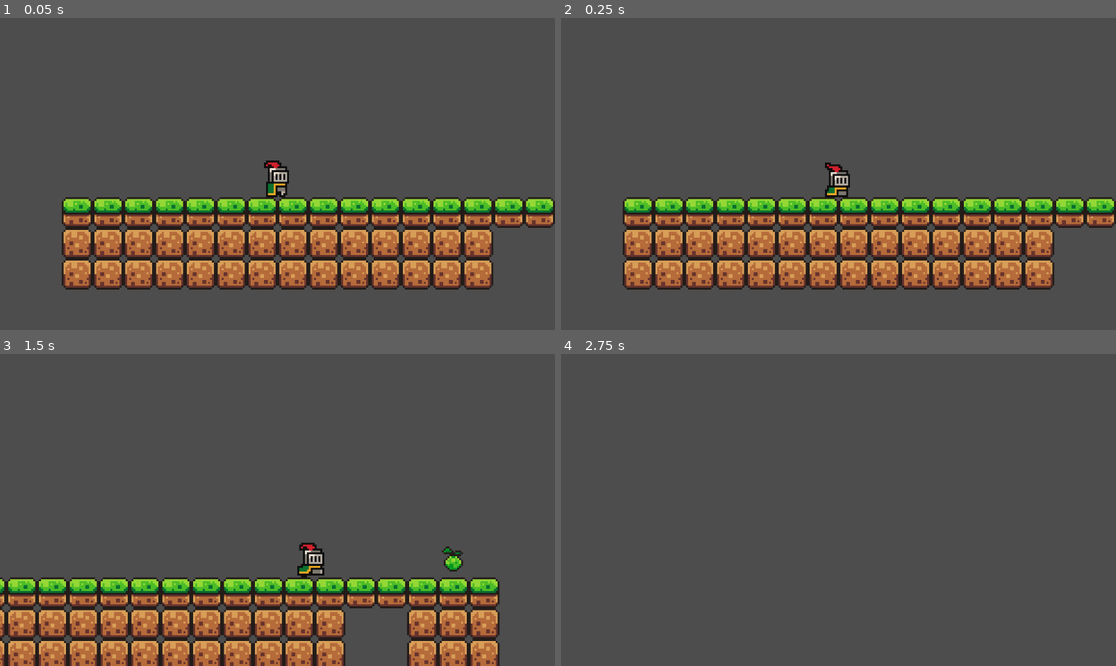
Above: before the commit, frames 1-4 (two rows, left to right).
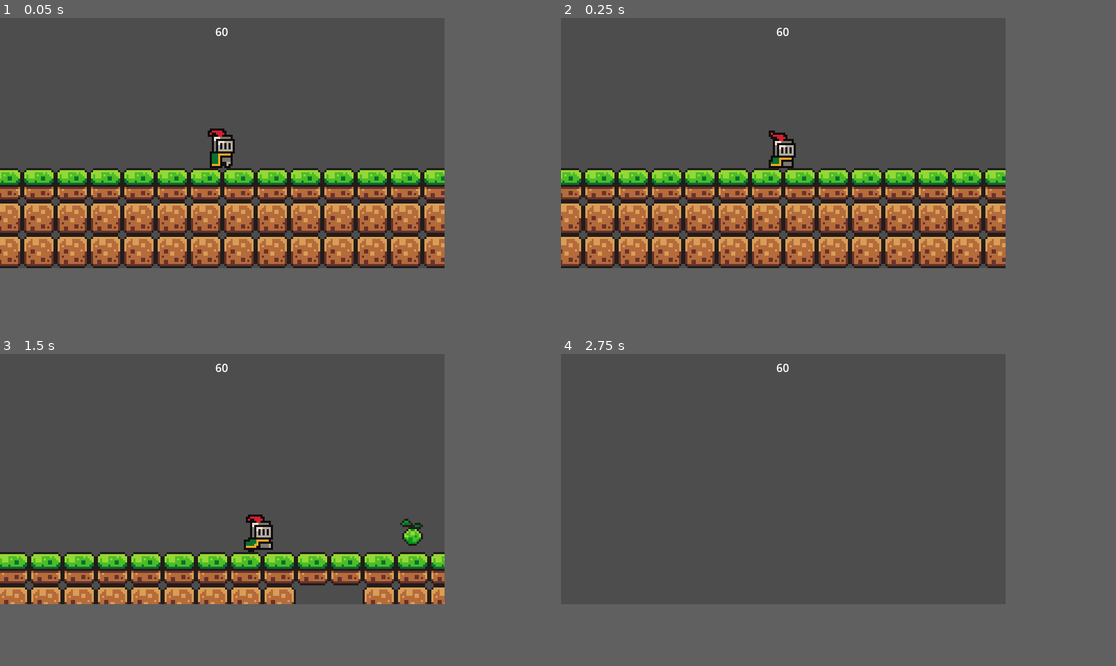
Above: after the commit, the same moments.

Repository: Serial-Cyn/patch-it-up
Game: Godot game, scene res://scenes/game.tscn
The game is run twice, just before and just after one commit, with the same random seed, the same clock (stepped at 60 frames per second) and the same inputs.
Inputs:
- Up to frame 1 (0.05 s): no input
- Up to frame 2 (0.25 s): no input
- Up to frame 3 (1.5 s): hold D (move_right) from 0.53 s (still down); tap E (patch) at 0.6 s; tap W (jump) at 0.77, 0.8, 1.07, 1.35 s
- Up to frame 4 (2.75 s): tap W (jump) at 1.52, 1.82, 2.3 s; tap E (patch) at 1.55, 2.1 s; release D (move_right) at 2.03 s; hold A (move_left) from 2.03 s (still down)
In our replay, the window is 799x449 before the commit and 640x360 after it. These sizes can differ from the game's own. Grey fills any space a smaller window leaves; there, only what the larger window draws over its background counts as a difference.

The runs differ from the first frame. In frame 1, 31% of the frame differs, in the area x 0-100%, y 3-88%; in frame 2, 31%; in frame 3, 29%; in frame 4, less than 0.1%.

Commit message:
Added Sounds Effects and UI for Corruption Timer

Diff:
--- a/project.godot
+++ b/project.godot
@@ -14,6 +14,13 @@
 run/main_scene="uid://b3ejkg8i1sacb"
 config/features=PackedStringArray("4.4", "Forward Plus")
 config/icon="res://icon.svg"
+
+[display]
+
+window/size/viewport_width=640
+window/size/viewport_height=360
+window/size/resizable=false
+window/stretch/mode="viewport"
 
 [input]
 
--- a/scenes/game.tscn
+++ b/scenes/game.tscn
@@ -1,10 +1,11 @@
-[gd_scene load_steps=8 format=4 uid="uid://b3ejkg8i1sacb"]
+[gd_scene load_steps=9 format=4 uid="uid://b3ejkg8i1sacb"]
 
 [ext_resource type="Script" uid="uid://cwpqxg0mgikx1" path="res://scripts/game_manager.gd" id="1_iywne"]
 [ext_resource type="Texture2D" uid="uid://cvmdi5akpghux" path="res://assets/sprites/world_tileset.png" id="1_yqjtg"]
 [ext_resource type="PackedScene" uid="uid://dpfp2gvrhdnd2" path="res://scenes/player.tscn" id="2_lnu2h"]
 [ext_resource type="PackedScene" uid="uid://b57ykvmcupq2j" path="res://scenes/glitch_tile.tscn" id="3_lnu2h"]
 [ext_resource type="PackedScene" uid="uid://dihoti1hrgw6e" path="res://scenes/stop_point.tscn" id="4_lbhrr"]
+[ext_resource type="PackedScene" uid="uid://k7rf7v6y40xi" path="res://scenes/sound_effects.tscn" id="6_p57ef"]
 
 [sub_resource type="TileSetAtlasSource" id="TileSetAtlasSource_lbhrr"]
 texture = ExtResource("1_yqjtg")
@@ -179,7 +180,6 @@
 [node name="CorruptionTimer" type="Timer" parent="GameManager"]
 wait_time = 60.0
 one_shot = true
-autostart = true
 
 [node name="Tilemaps" type="Node" parent="."]
 
@@ -188,10 +188,11 @@
 tile_set = SubResource("TileSet_iywne")
 
 [node name="Player" parent="." instance=ExtResource("2_lnu2h")]
+unique_name_in_owner = true
 position = Vector2(0, 4)
 
 [node name="MainCamera" type="Camera2D" parent="Player"]
-zoom = Vector2(4, 4)
+zoom = Vector2(3, 3)
 position_smoothing_enabled = true
 
 [node name="GlitchTile" parent="." instance=ExtResource("3_lnu2h")]
@@ -202,3 +203,24 @@
 
 [node name="StopPoint" parent="." instance=ExtResource("4_lbhrr")]
 position = Vector2(168, 6)
+
+[node name="CanvasLayer" type="CanvasLayer" parent="."]
+
+[node name="CenterContainer" type="CenterContainer" parent="CanvasLayer"]
+anchors_preset = 5
+anchor_left = 0.5
+anchor_right = 0.5
+offset_left = -20.0
+offset_right = 20.0
+offset_bottom = 40.0
+grow_horizontal = 2
+
+[node name="CorruptionLabel" type="Label" parent="CanvasLayer/CenterContainer"]
+unique_name_in_owner = true
+layout_mode = 2
+text = "60"
+horizontal_alignment = 1
+vertical_alignment = 1
+
+[node name="SoundEffects" parent="." instance=ExtResource("6_p57ef")]
+unique_name_in_owner = true
--- /dev/null
+++ b/scenes/sound_effects.tscn
@@ -0,0 +1,6 @@
+[gd_scene load_steps=2 format=3 uid="uid://k7rf7v6y40xi"]
+
+[ext_resource type="Script" uid="uid://cwgnvq81wei2d" path="res://scripts/sound_effects.gd" id="1_hnqyc"]
+
+[node name="SoundEffects" type="AudioStreamPlayer2D"]
+script = ExtResource("1_hnqyc")
--- a/scripts/game_manager.gd
+++ b/scripts/game_manager.gd
@@ -1,10 +1,26 @@
 extends Node
 
 @onready var corruption_timer: Timer = $CorruptionTimer
+@onready var corruption_label: Label = %CorruptionLabel
 
-func _ready():
-	corruption_timer.start()
+var patch_sfx = preload("res://assets/sounds/power_up.wav")
+
+var has_moved : bool = false
+var timer_has_started : bool = false
+
+func _process(_delta):
+
+	if not timer_has_started and has_moved:
+		corruption_timer.start()
+
+		timer_has_started = true
+
+	if timer_has_started:
+		update_timer(corruption_timer.time_left)
 
 
-func _process(_delta):
-	print(corruption_timer.time_left)
+func update_timer(time_left : float):
+	if time_left > 5.0:
+		corruption_label.text = str(int(time_left))		# Show whole numbers
+	else:
+		corruption_label.text = "%.2f" % (time_left)	# Show 2 decimal places
--- a/scripts/player.gd
+++ b/scripts/player.gd
@@ -1,5 +1,6 @@
 extends CharacterBody2D
 
+@onready var game_manager: Node = %GameManager
 @onready var animated_sprite: AnimatedSprite2D = $AnimatedSprite
 @onready var corruption_timer: Timer = $"../GameManager/CorruptionTimer"
 
@@ -24,7 +25,6 @@
 	handle_animation()
 	handle_corruption_timer()
 	move_and_slide()
-
 
 func handle_movement():
 	move_left = Input.get_action_strength("move_left")
@@ -63,6 +63,9 @@
 	is_moving = move_left > 0 or move_right > 0
 
 	if is_moving or is_in_safe_zone:
+		if not game_manager.has_moved:
+			game_manager.has_moved = true # Starts the timer
+
 		corruption_timer.paused = true
 	else:
 		corruption_timer.paused = false
--- /dev/null
+++ b/scripts/sound_effects.gd
@@ -0,0 +1,28 @@
+extends AudioStreamPlayer2D
+
+enum SFX { PICK_UP, EXPLOSION, HURT, JUMP, PATCH, TAP }
+
+const SOUND_MAP := {
+	SFX.PICK_UP: preload("res://assets/sounds/power_up.wav"),
+	SFX.EXPLOSION: preload("res://assets/sounds/explosion.wav"),
+	SFX.HURT: preload("res://assets/sounds/hurt.wav"),
+	SFX.JUMP: preload("res://assets/sounds/jump.wav"),
+	SFX.PATCH: preload("res://assets/sounds/power_up.wav"),
+	SFX.TAP: preload("res://assets/sounds/tap.wav"),
+}
+
+func play_sfx(sfx_id: SFX):
+	if not SOUND_MAP.has(sfx_id):
+		push_warning("Unknown SFX ID: %s" % str(sfx_id))
+		return
+
+	var new_player = AudioStreamPlayer2D.new()
+	new_player.stream = SOUND_MAP[sfx_id]
+	new_player.pitch_scale = randf_range(0.95, 1.05)
+	new_player.volume_db = volume_db  # optional: inherit volume
+	add_child(new_player)  # Add to scene tree to play
+
+	new_player.play()
+
+	# Queue free after sound is done playing
+	new_player.finished.connect(Callable(new_player, "queue_free"))
--- a/scripts/stop_point.gd
+++ b/scripts/stop_point.gd
@@ -5,6 +5,7 @@
 @onready var sprite: Sprite2D = $Sprite
 @onready var fix_area: Area2D = $FixArea
 @onready var stop_area: Area2D = $StopArea
+@onready var sound_effects: AudioStreamPlayer2D = %SoundEffects
 
 # --- State Flags ---
 var is_patched: bool = false
@@ -39,6 +40,8 @@
 
 	is_patched = true
 	sprite.frame = 4               # Show fixed/patched sprite
+	sound_effects.play_sfx(sound_effects.SFX.PATCH)
+
 	fix_area.queue_free()          # Remove fix interaction
 	stop_area.monitoring = true    # Activate stop zone
 
Not shown, added: scripts/sound_effects.gd.uid
Not shown, changed: CHANGELOG.md
